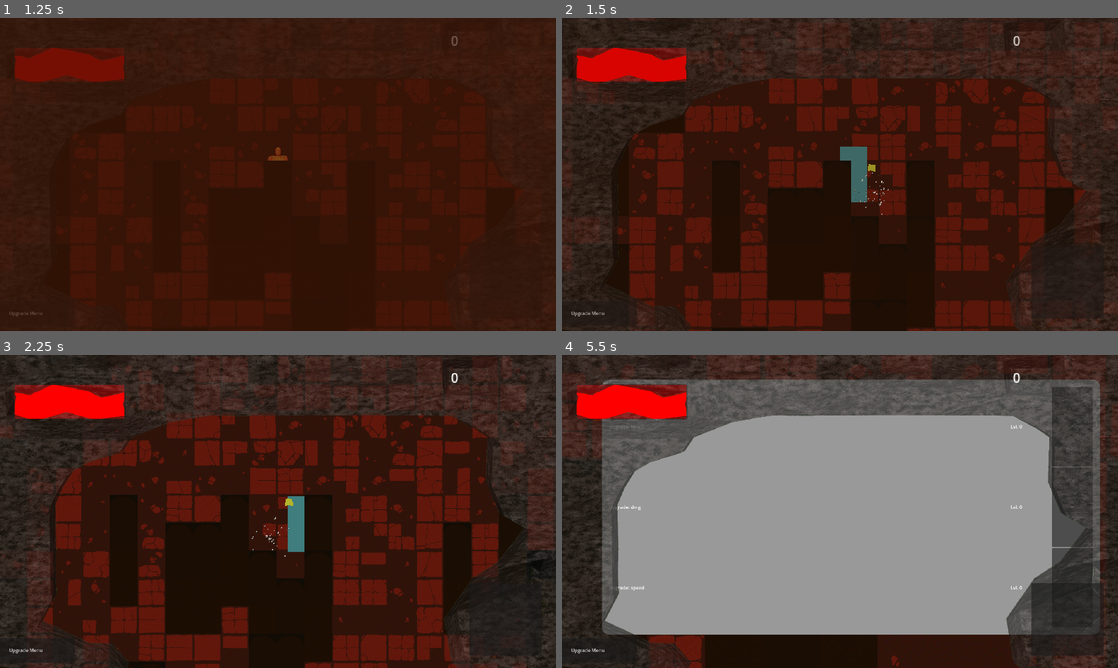
Above: before the commit, frames 1-4 (two rows, left to right).
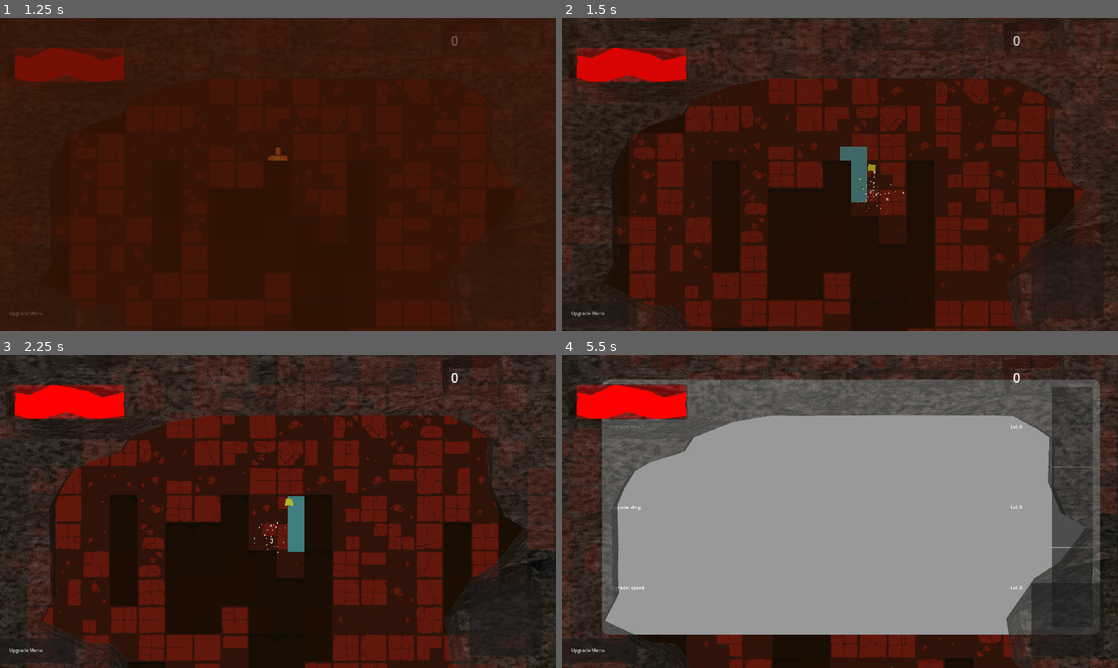
Above: after the commit, the same moments.

Repository: jible/capstone
Game: Godot game, scene res://scenes/testScenes/main_menu.tscn
Same seed, same stepped clock (60 frames per second), same inputs: the game is played once before the commit and once after it. The engine's default icon, where the game draws it, is replaced by a stand-in: a white triangle on a blue panel in a dark square.
Inputs (mouse positions are in pixels of both pictures, inside the frame that each line leads up to):
- Up to frame 1 (1.25 s): click "Play" at 0.5 s
- Up to frame 2 (1.5 s): move the mouse to (962, 158) at 1.27 s; hold Right (right) from 1.28 s (still down); hold Space (attack) from 1.28 s (still down)
- Up to frame 3 (2.25 s): move the mouse to (166, 527) at 2.02 s; release Right (right) at 2.03 s; release Space (attack) at 2.03 s; hold Down (down) from 2.03 s (still down); tap Space (attack) at 2.1 s
- Up to frame 4 (5.5 s): move the mouse to (895, 442) at 2.77 s; release Down (down) at 2.78 s; hold Right (right) 2.78-3.53 s; hold Space (attack) 2.78-3.53 s; move the mouse to (812, 574) at 3.52 s; hold Tab (OpenUpgrades) 3.53-4.28 s; tap Space (attack) at 3.6, 5.1 s; move the mouse to (1006, 558) at 4.27 s; hold Space (attack) 4.28-5.03 s; hold Left (left) from 4.28 s (still down); tap = (debug_zoom_in) at 4.9 s; move the mouse to (673, 464) at 5.02 s

Frame 1 is identical in both runs. In frame 2, less than 0.1% of the frame differs, in the area x 52-62%, y 49-63%; in frame 3, less than 0.1%; in frame 4, 5.4%, in the area x 0-100%, y 5-100%.

Commit message:
enemies should have functional patrol state. They only pursue the player when they see them

Diff:
--- a/project.godot
+++ b/project.godot
@@ -33,8 +33,8 @@
 window/size/viewport_width=1920
 window/size/viewport_height=1080
 window/size/initial_position_type=0
-window/size/window_width_override=1920
-window/size/window_height_override=1080
+window/size/window_width_override=800
+window/size/window_height_override=800
 window/stretch/mode="viewport"
 mouse_cursor/custom_image="res://assets/images/cursorV1.png"
 
--- a/scenes/prefabs/npcs/enemies/basic_enemy.tscn
+++ b/scenes/prefabs/npcs/enemies/basic_enemy.tscn
@@ -12,6 +12,7 @@
 [ext_resource type="PackedScene" uid="uid://chdu5yk1bjyl" path="res://scenes/prefabs/character utils/hurtbox.tscn" id="6_025q6"]
 [ext_resource type="Script" path="res://scripts/characters/npc/enemy/basic_enemy/states/death.gd" id="8_vddrh"]
 [ext_resource type="PackedScene" uid="uid://0ry41ukaumi6" path="res://scenes/prefabs/animation_manager.tscn" id="9_37jjd"]
+[ext_resource type="Script" path="res://scripts/characters/npc/enemy/basic_enemy/states/patrol.gd" id="9_b67qh"]
 [ext_resource type="Texture2D" uid="uid://b1kag480gef6o" path="res://assets/spritesheets/infinimouth_death.png" id="10_n4e04"]
 [ext_resource type="Texture2D" uid="uid://c5ar0lb8pj5x5" path="res://assets/spritesheets/infinimouth.png" id="11_cosgq"]
 [ext_resource type="Texture2D" uid="uid://snxt44vfbqvc" path="res://assets/spritesheets/inifinimouth_idle.png" id="12_6khpr"]
@@ -711,6 +712,10 @@
 [node name="Death" type="Node" parent="State Machine"]
 script = ExtResource("8_vddrh")
 
+[node name="Patrol" type="Node" parent="State Machine" node_paths=PackedStringArray("character")]
+script = ExtResource("9_b67qh")
+character = NodePath("../..")
+
 [node name="Animation Manager" parent="." instance=ExtResource("9_37jjd")]
 sprite_frames = SubResource("SpriteFrames_d4jv7")
 animation = &"idle_south"
--- a/scripts/camera/special_camera.gd
+++ b/scripts/camera/special_camera.gd
@@ -21,9 +21,9 @@
 # Called every frame. 'delta' is the elapsed time since the previous frame.
 func _process(delta):
 	if Input.is_action_pressed("debug_zoom_in"):
-		zoom *= 1.2
+		zoom  = zoom + (delta *.5 * zoom)
 	if Input.is_action_pressed("debug_zoom_out"):
-		zoom *= .8
+		zoom  = zoom - (delta *.5 * zoom)
 	if (follow_player):
 		pursuit(delta)
 	pass
--- a/scripts/characters/npc/enemy/basic_enemy/states/idle.gd
+++ b/scripts/characters/npc/enemy/basic_enemy/states/idle.gd
@@ -17,6 +17,10 @@
 func update_state(delta):
 	pass
 func enter_state():
+	if character.target_tracker.get_target() != null:
+		sm.change_state("Pursuit")
+	else:
+		sm.change_state("Patrol")
 	pass
 func exit_state():
 	pass
--- /dev/null
+++ b/scripts/characters/npc/enemy/basic_enemy/states/patrol.gd
@@ -0,0 +1,49 @@
+extends SMState
+
+# Exports
+@export var character: CharacterBody2D
+@export var lock_direction = false
+@export var movement_details =  {}
+@export var animation_name = "idle"
+@export var min_patrol_distance: int = 1000
+@export var max_patrol_distance: int = 5000
+# On readys
+@onready var sm = get_parent()
+var direction_dependent = true
+var callbacks = {}
+var is_active = false
+var walking = false
+var current_destination = null
+var required_distance_from_target = 10
+
+# Main Functions
+func update_state(delta):
+	if (!walking):
+		current_destination = get_new_destination()
+		character.navigator.update_target_pos(current_destination)
+	if (character.position - current_destination).length() < required_distance_from_target:
+		current_destination = null
+		walking = false
+		return
+
+	var target_vector =  character.navigator.get_next_step() - character.global_position
+	target_vector = target_vector.normalized()
+	character.mobility_manager.input_direction = target_vector
+func enter_state():
+	character.navigator.turn_off()
+	# TODO - remove this randomize call!! It should be called in the level generator to set the randomness back to true random after
+	# spawning in the seeded world. I'm not addign to that to prevent conflicts right now.
+	pass
+func exit_state():
+	pass
+
+
+func get_new_destination():
+	var x = randf_range ( min_patrol_distance , max_patrol_distance ) * (1 if (randi() % 2 == 0) else -1)
+	var y = randf_range ( min_patrol_distance , max_patrol_distance ) * (1 if (randi() % 2 == 0) else -1)
+	return Vector2(x,y) + character.global_position
+
+
+func _on_target_tracker_new_target(new_target):
+	if new_target:
+		sm.change_state("Pursuit")
--- a/scripts/enemy_manager.gd
+++ b/scripts/enemy_manager.gd
@@ -4,7 +4,7 @@
 
 @onready var player: Player = get_tree().get_first_node_in_group("Player")
 var max_living_enemies = 10
-var min_dist_from_player = 100
+var min_dist_from_player = 1000
 var time_since_check = 0
 var spawn_time = .2
 
--- a/scripts/level_generator.gd
+++ b/scripts/level_generator.gd
@@ -59,6 +59,10 @@
 	end_point = ( map.end * tile_size ) + (.5 * tile_size)
 	render()
 
+	# Re randomize world seed after making seeded content.
+	randomize()
+
+
 func make_limbo():
 	'''
 	Randomly walk the terrain level and fill it with floors.
--- a/scripts/navigator.gd
+++ b/scripts/navigator.gd
@@ -24,10 +24,13 @@
 	update_path_on_timer = true
 	update_target_pos()
 func turn_off():
-	update_path_on_timer = true
+	update_path_on_timer = false
 
 
 func update_target_pos(new_pos = null):
+	if new_pos:
+		target_position = new_pos
+		return
 	var temp = character.target_tracker.get_target_position()
 	if temp != null:
 		target_position = temp
Not shown: 1 places in scenes/prefabs/npcs/enemies/basic_enemy.tscn that only renumber resources
